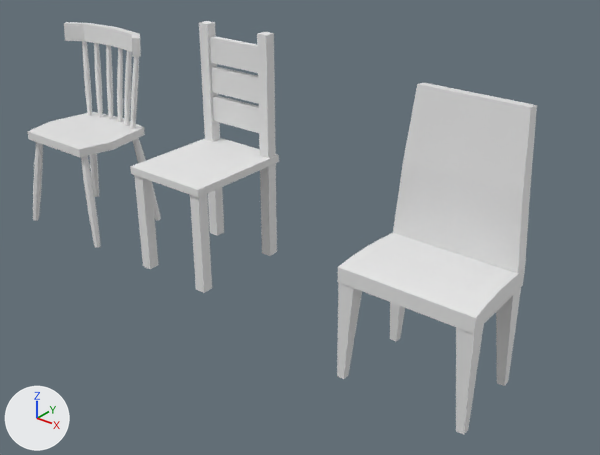
Renders of the Blender file res/chairs.blend from each side of a commit.
Rendered twice from a 50 mm camera at (4.97, -9.98, 5.59) aimed at (-3.08, 0.09, -0.65). Every picture has the same lights, and +X, +Y and +Z are marked at lower left.

Script lines for the objects in view, before the commit:
```python
mat_material = diffuse_material('Material')
mat_material.base_color = (0.8, 0.8, 0.8)  # white #e7e7e7
me_cube = bpy.data.meshes.new('Cube')
me_cube.from_pydata(...)  # 81 vertices, 57 faces; spans x -0.85..0.85, y -1.05..1.05, z -0.02..4.24
me_cube.materials.append(mat_material)  # white #e7e7e7
me_plane = bpy.data.meshes.new('Plane')
me_plane.from_pydata(...)  # 358 vertices, 282 faces; spans x -1.39..1.39, y -1.06..1.28, z -2.28..2.52
me_plane_003 = bpy.data.meshes.new('Plane.003')
me_plane_003.from_pydata(...)  # 180 vertices, 159 faces; spans x -1.04..1.04, y -2.57..1.14, z -0.11..1.48
ob_cube = bpy.data.objects.new('Cube', me_cube)
ob_cube.location = (-5.2, 0.0, -1.9)
ob_plane = bpy.data.objects.new('Plane', me_plane)
ob_plane.location = (-8.2, -0.32, -0.03)
ob_plane.scale = (0.804, 0.804, 0.804)
ob_plane_002 = bpy.data.objects.new('Plane.002', me_plane_003)
ob_plane_002.location = (0.0, 0.0, 1.01)
ob_plane_002.rotation_euler = (1.571, 0.0, 0.0)  # degrees (90, 0, 0)
ob_plane_002.scale = (1.05, 1.15, 1.05)
```
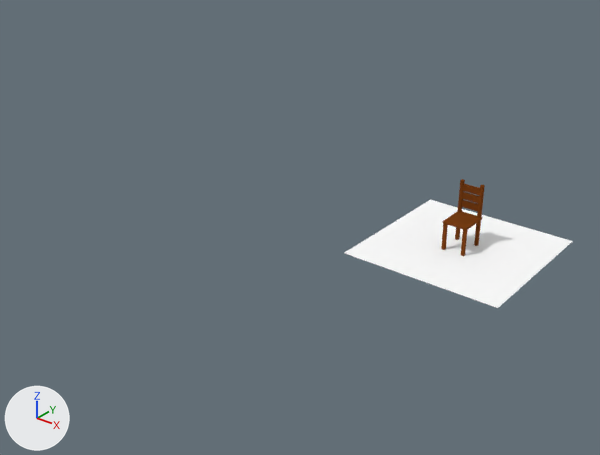
What differs and where, as boxes (x1, y1, x2, y2) in the pictures (600 x 455 px):
'Plane.002', deleted: before (337, 83, 537, 434)
'Plane', reshaped, moved, rescaled (70% wider, 52% shorter): before (27, 22, 161, 247); after (345, 200, 573, 308)
'Cube', recoloured, mesh rescaled, moved (70% narrower, 71% shorter): before (130, 21, 279, 293); after (441, 179, 485, 256)

The edits, one by one:
Material 'Material' (mat_material) changes colour from white #e7e7e7 to brown #773e15; in linear values from (0.8, 0.8, 0.8) to (0.184, 0.0477, 0.00747).
Material 'White' (mat_white) is new.
Its base color is (1.0, 1.0, 1.0) (white #ffffff).
me_plane is used by ob_plane; location (-8.2, -0.32, -0.03); scale (0.804, 0.804, 0.804).
me_plane had 358 vertices, 282 faces and spanned x -1.39..1.39, y -1.06..1.28, z -2.28..2.52.
me_plane now has 4 vertices, 1 face and spans x -1.22..1.22, y -1.22..1.22, z 0.0.
me_plane part 1: 358 vertices removed from x -1.39..1.39, y -1.06..1.28, z -2.28..2.52; 4 vertices added at x -1.22..1.22, y -1.22..1.22, z 0.0.
me_plane now uses material mat_white (white #ffffff).
me_cube has 81 vertices, 57 faces and spans x -0.85..0.85, y -1.05..1.05, z -0.02..4.24.
me_cube is used by ob_cube; location (-5.2, 0.0, -1.9).
me_cube part 2: the whole mesh is scaled about the mesh origin by 0.226.
Object 'Plane.002' (ob_plane_002) is deleted.
Object 'Plane' (ob_plane) is rescaled from (0.804, 0.804, 0.804) to (1.0, 1.0, 1.0).
Object 'Plane' (ob_plane) moves from (-8.2, -0.32, -0.03) to (0.0, 0.0, 0.0).
Object 'Cube' (ob_cube) moves from (-5.2, 0.0, -1.9) to (0.0, 0.0, 0.0).
